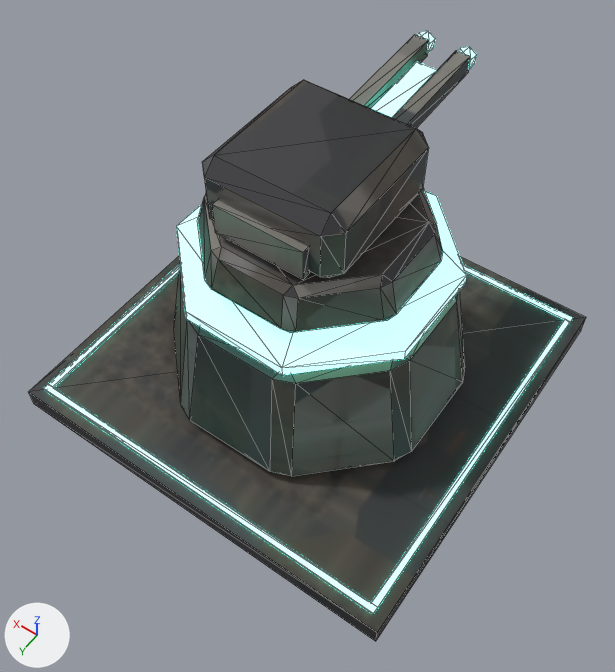
What one commit did to the glTF model jogo/assets/modelos/defesa/torre_defesa.glb.
Both versions are drawn from a 50 mm camera at (-1.38, 2.01, 3.35) aimed at (-0.09, 0.2, 0.51). Arrows for +X, +Y and +Z are at lower left; the lights stay in place. The picture after the commit comes second. Mesh edges are drawn as thin lines. Where no turn or scale is listed for an object, it has been applied to the vertices. Vertices at exactly the same position are counted once.

The first picture shows 'torre_defesa_base', 'torre_defesa_canhao', 'torre_defesa_giro'.
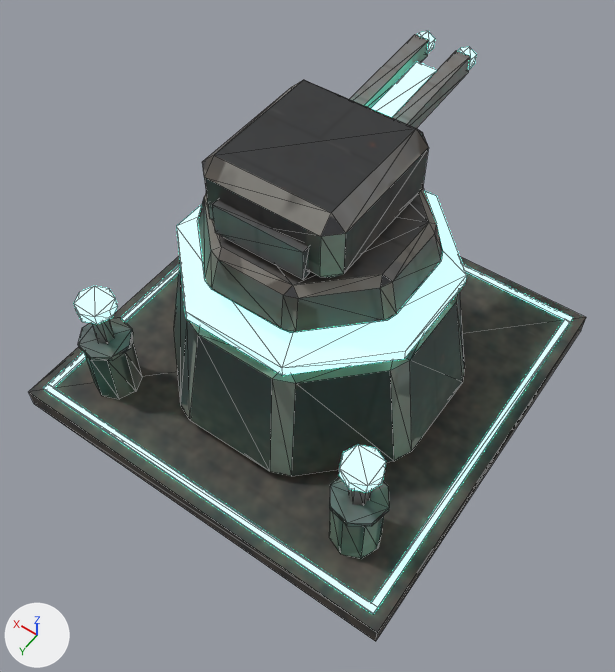
Boxes [x1, y1, x2, y2] around the edits, measured in the pictures (615 x 672 px):
'torre_defesa_pistao0', added
    after: [339, 445, 386, 505]
    faces in mat_p_cristal (cyan #6cffe1, glowing cyan #6cffe1): [339, 445, 386, 493]
    faces in mat_torre_defesa_tex (picture img_torre_defesa_tex): [349, 489, 371, 505]
'torre_defesa_pistao1', added
    after: [74, 286, 117, 343]
    faces in mat_p_cristal (cyan #6cffe1, glowing cyan #6cffe1): [74, 286, 117, 324]
    faces in mat_torre_defesa_tex (picture img_torre_defesa_tex): [92, 319, 115, 343]
part 1 of me_torre_defesa_base, added (green)
    after: [329, 511, 384, 559]
part 2 of me_torre_defesa_base, added
    after: [84, 339, 142, 399]
part 3 of me_torre_defesa_base, added
    after: [330, 477, 389, 526]
part 4 of me_torre_defesa_base, added
    after: [78, 317, 133, 361]
part 5 of me_torre_defesa_base, surface changed
    both: [38, 190, 586, 641]
part 6 of me_torre_defesa_giro, surface changed
    both: [198, 80, 442, 333]

Edits to the bpy script that builds the scene:
```text
Change me_torre_defesa_base:
    used by ob_torre_defesa_base; location = (0.0, 0.0, 0.0)
    remove me_torre_defesa_base.from_pydata(...)  # 120 vertices, 216 faces; spans x -0.95..0.95, y -1.0..0.95, z 0.0..0.81
    add me_torre_defesa_base.from_pydata(...)  # 184 vertices, 328 faces; spans x -0.95..0.95, y -1.0..0.95, z 0.0..0.81
    me_torre_defesa_base part 1: a new loose piece, an 8-sided cylinder along z spanning x -0.77..-0.55, y 0.55..0.77, z 0.1..0.4, in mat_torre_defesa_tex (picture img_torre_defesa_tex)
    me_torre_defesa_base part 2: a new loose piece, an 8-sided cylinder along z spanning x 0.55..0.77, y 0.55..0.77, z 0.1..0.4, in mat_torre_defesa_tex (picture img_torre_defesa_tex)
    me_torre_defesa_base part 3: a new loose piece, an 8-sided cylinder along z spanning x -0.778..-0.542, y 0.542..0.778, z 0.402..0.426, in mat_torre_defesa_tex (picture img_torre_defesa_tex)
    me_torre_defesa_base part 4: a new loose piece, an 8-sided cylinder along z spanning x 0.542..0.778, y 0.542..0.778, z 0.402..0.426, in mat_torre_defesa_tex (picture img_torre_defesa_tex)
    me_torre_defesa_base part 5: 216 kept faces spanning x -0.95..0.95, y -1.0..0.95, z 0.0..0.81 get new texture (UV) coordinates
Change me_torre_defesa_giro:
    where me_torre_defesa_giro.from_pydata(...)  # 88 vertices, 160 faces; spans x -0.472..0.472, y -0.472..0.472, z 0.0..0.52
    used by ob_torre_defesa_giro; location = (0.0, 0.0, 0.86)
    me_torre_defesa_giro part 6: 160 kept faces spanning x -0.472..0.472, y -0.472..0.472, z 0.0..0.52 get new texture (UV) coordinates
Add me_torre_defesa_pistao1:
    me_torre_defesa_pistao1.from_pydata(...)  # a 6-sided cylinder along z spanning x -0.036..0.036, y -0.041..0.041, z 0.0..0.22, material slot 0; an 8-sided cylinder along z spanning x -0.085..0.085, y -0.085..0.085, z 0.215..0.265, material slot 1
    me_torre_defesa_pistao1.materials.append(mat_torre_defesa_tex)  # picture img_torre_defesa_tex
    me_torre_defesa_pistao1.materials.append(mat_p_cristal)  # cyan #6cffe1, glowing cyan #6cffe1
Add me_torre_defesa_pistao0:
    me_torre_defesa_pistao0.from_pydata(...)  # a 6-sided cylinder along z spanning x -0.036..0.036, y -0.041..0.041, z 0.0..0.22, material slot 0; an 8-sided cylinder along z spanning x -0.085..0.085, y -0.085..0.085, z 0.215..0.265, material slot 1
    me_torre_defesa_pistao0.materials.append(mat_torre_defesa_tex)  # picture img_torre_defesa_tex
    me_torre_defesa_pistao0.materials.append(mat_p_cristal)  # cyan #6cffe1, glowing cyan #6cffe1
Add ob_torre_defesa_pistao1:
    ob_torre_defesa_pistao1 = bpy.data.objects.new('torre_defesa_pistao1', me_torre_defesa_pistao1)
    ob_torre_defesa_pistao1.location = (0.66, 0.66, 0.4)
Add ob_torre_defesa_pistao0:
    ob_torre_defesa_pistao0 = bpy.data.objects.new('torre_defesa_pistao0', me_torre_defesa_pistao0)
    ob_torre_defesa_pistao0.location = (-0.66, 0.66, 0.4)
```
